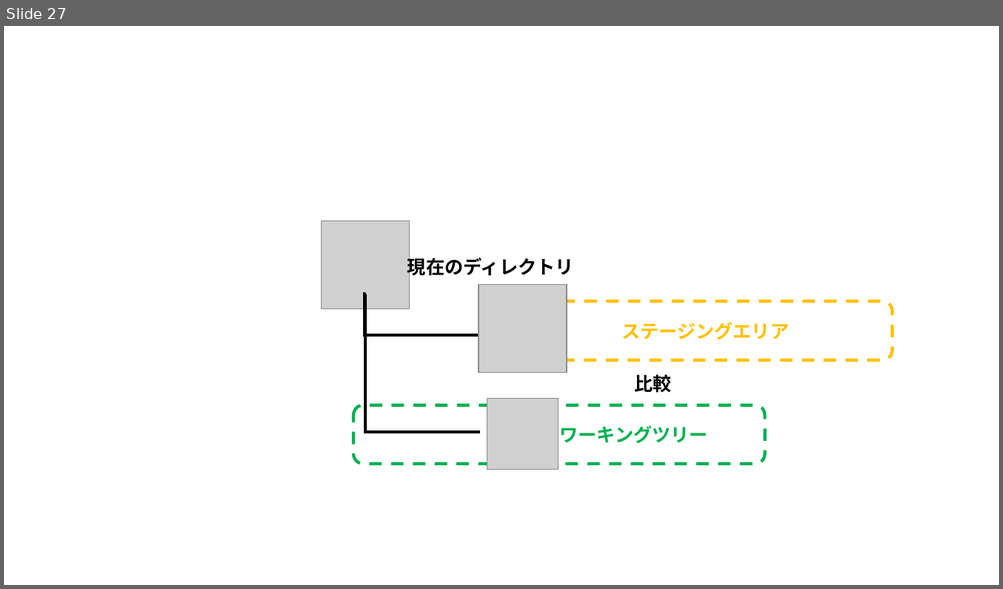
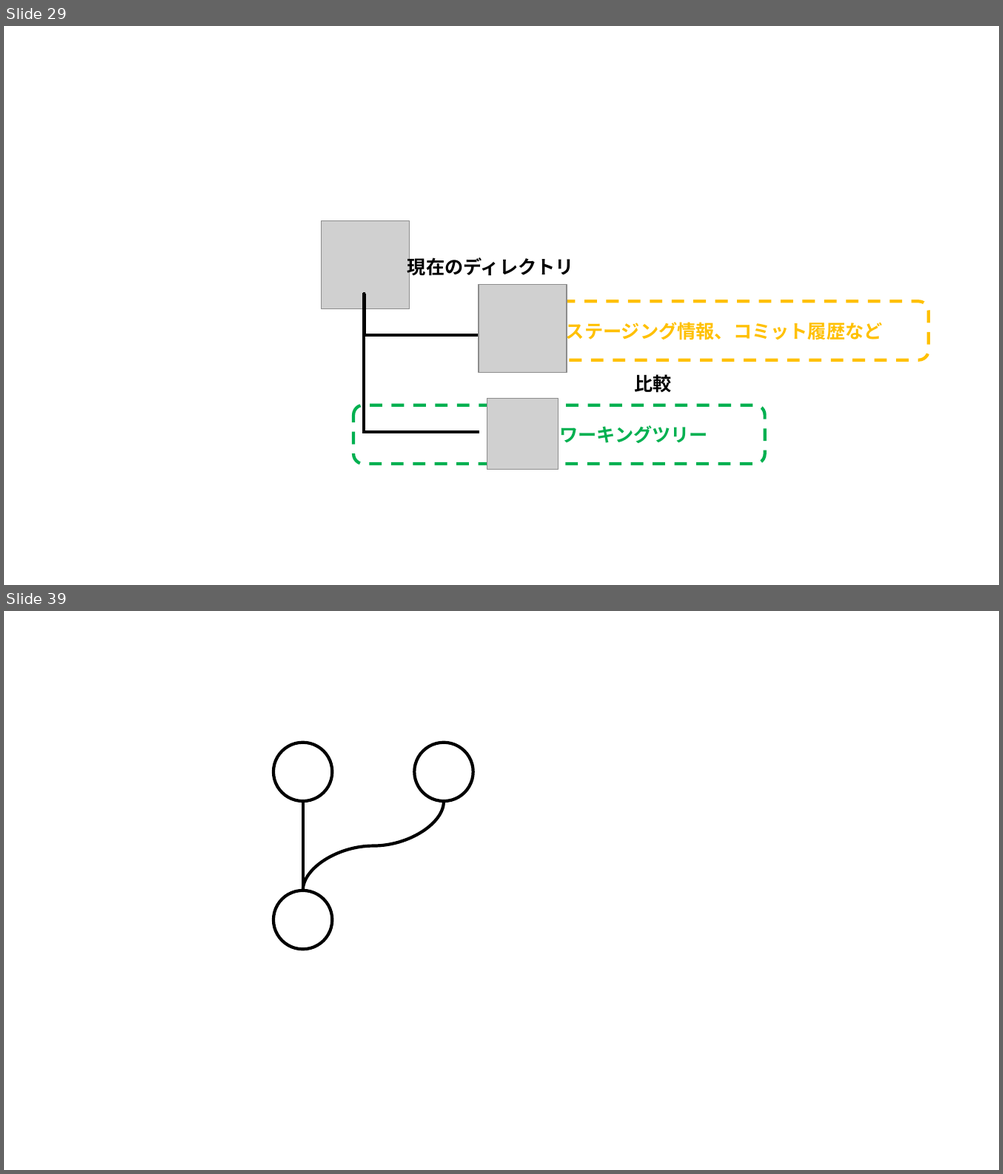
Before and after one commit to nishida2073/ai_navive, a slide deck: 01_テキスト/Git入門_図.pptx. Shown one above the other, each under a label of ours: slide 27 before the commit, slides 29 and 39 after it; the slides between them are not shown. The pictures are 1003x589 and 1003x1174 pixels, drawn with LibreOffice and Linux fonts; fonts in the diff are those of the drawing; grey boxes stand for pictures. Boxes give left, top, right and bottom in pixels: in the first picture for what was removed or moved away, otherwise in the second. Text is boxed around its words. In the diff, an @@ line names an element or a change of style, - is before the commit and + after.

```diff
--- a/01_テキスト/Git入門_図.pptx
+++ b/01_テキスト/Git入門_図.pptx
@@ slide 39 added at (x1=4, y1=611, x2=999, y2=1170), background #FFFFFF @@
@@ ellipse added at (x1=273, y1=742, x2=333, y2=801), outline #000000 3 pt @@
@@ ellipse added at (x1=415, y1=742, x2=473, y2=801), outline #000000 3 pt @@
@@ curved line added from (444, 801) to (302, 891), #000000 3 pt @@
@@ line added from (302, 891) to (302, 801), #000000 3 pt @@
@@ ellipse added at (x1=273, y1=891, x2=333, y2=950), outline #000000 3 pt @@
@@ what was slide 27 is now slide 29 @@
@@ slide 29 changed as well @@
@@ elbow line (364, 295) - (479, 432): route changed @@
@@ rounded rectangle "ステージング情報、コミット履歴など" resized from (x1=481, y1=301, x2=892, y2=360) to (x1=481, y1=301, x2=928, y2=360) @@
@@ text in rounded rectangle at (x1=566, y1=319, x2=882, y2=343): text changed @@
-  ステージングエリア
+    ステージング情報、コミット履歴など
```
Also in this commit, not shown: 10 other slides changed, 17 other slides added, 1 other file.
